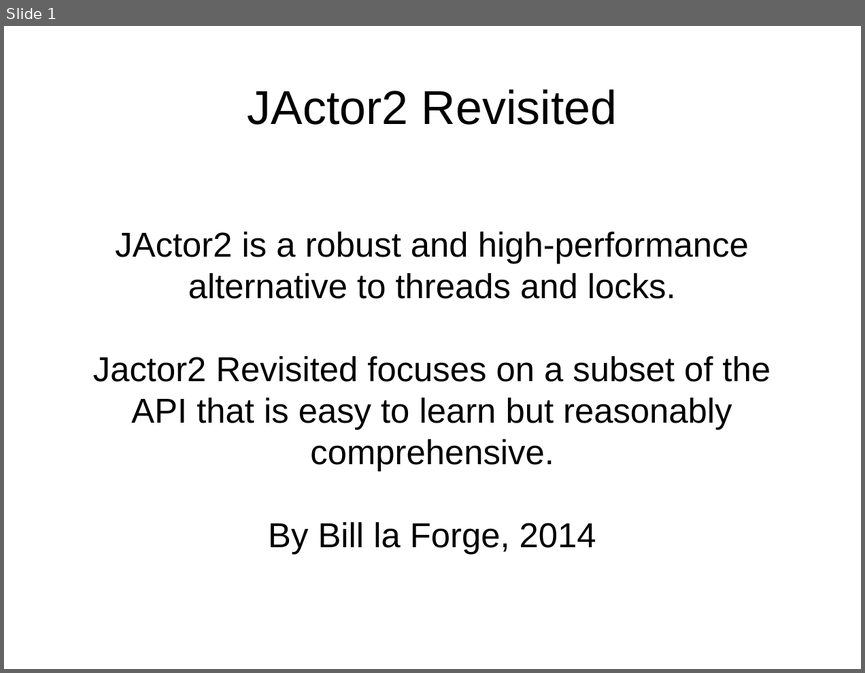
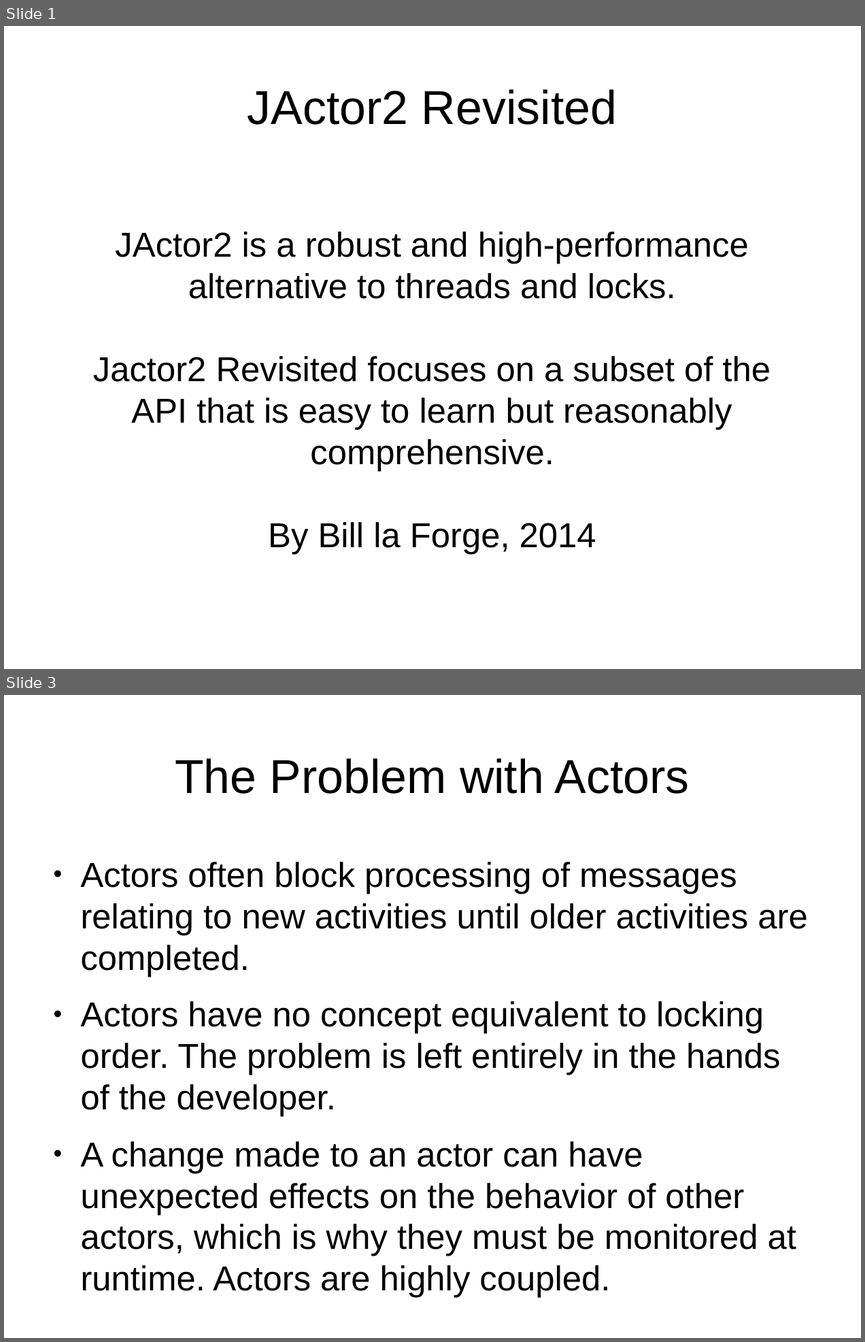
Before and after one commit to laforge49/JActor2, a slide deck: docs/JActor2Revisited.odp. Shown one above the other, each under a label of ours: slide 1 before the commit, slides 1 and 3 after it; the slides between them are not shown. The pictures are 865x673 and 865x1342 pixels, drawn with LibreOffice and Linux fonts; fonts in the diff are those of the drawing. Boxes give left, top, right and bottom in pixels: in the first picture for what was removed or moved away, otherwise in the second. Text is boxed around its words. In the diff, an @@ line names an element or a change of style, - is before the commit and + after.

```diff
--- a/docs/JActor2Revisited.odp
+++ b/docs/JActor2Revisited.odp
@@ slide 3 added at <box>4,695,861,1338</box>, background #FFFFFF @@
@@ title added at <box>175,758,689,794</box>, 44 pt, text #000000 @@
+The Problem with Actors
@@ text added at <box>81,862,807,1291</box>, 32 pt, text #000000 @@
+● Actors often block processing of messages relating to new activities until older activities are completed.
+● Actors have no concept equivalent to locking order. The problem is left entirely in the hands of the developer.
+● A change made to an actor can have unexpected effects on the behavior of other actors, which is why they must be monitored at runtime. Actors are highly coupled.
```
Also in this commit, not shown: 2 slides changed, 1 other slide added, 1 slide removed, 2 other files.
